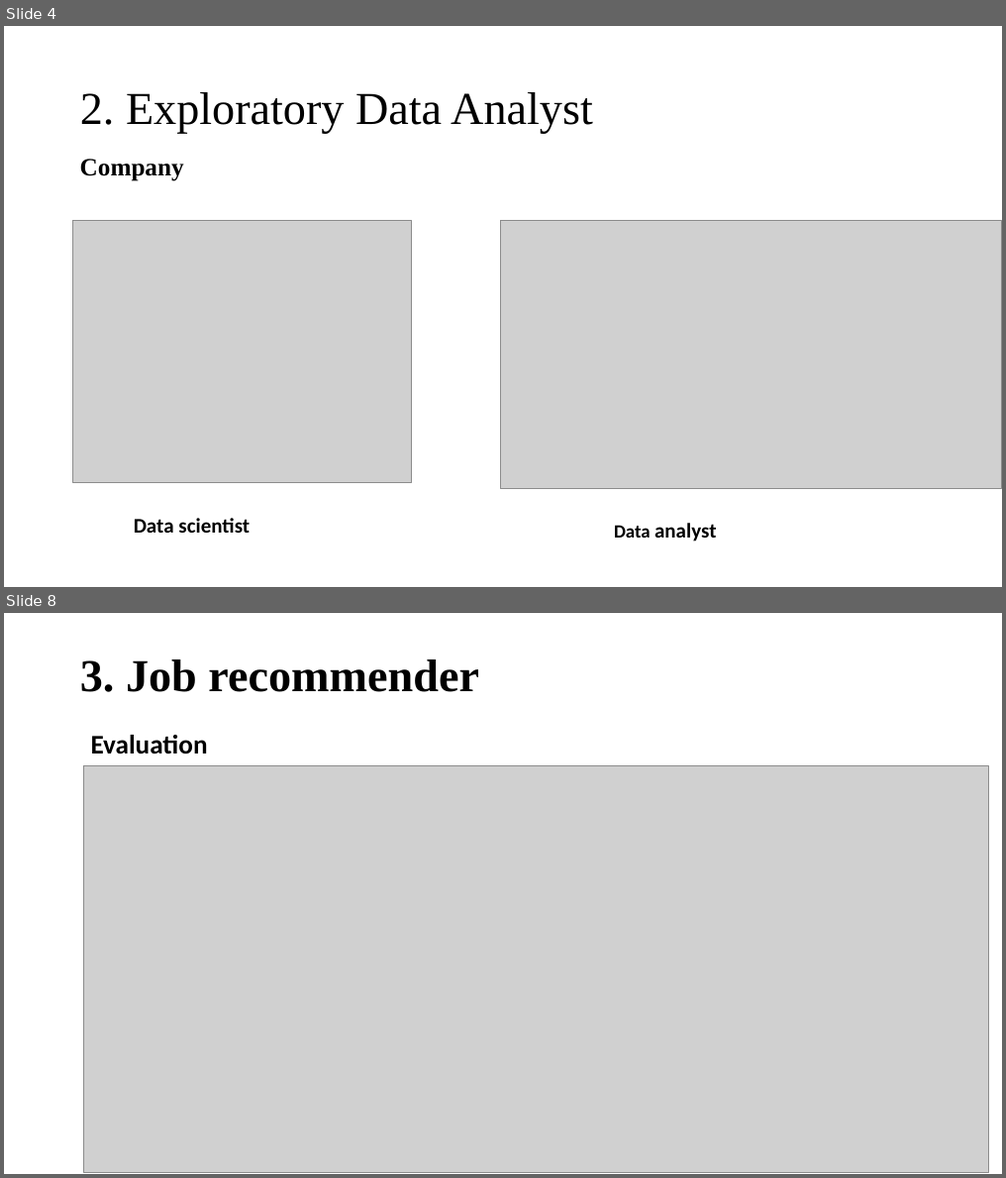
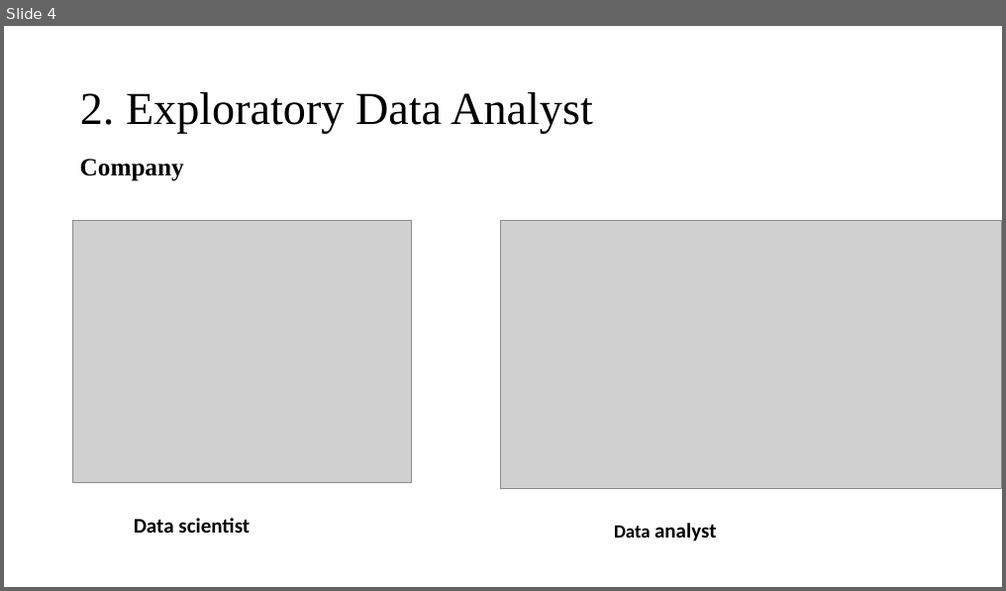
Before and after one commit to thaingoc273/Job-recommender-via-natural-language-processing, a slide deck: JOB RECOMMENDER.pptx. Shown one above the other, each under a label of ours: slides 4 and 8 before the commit, slide 4 after it; the slides between them are not shown. The pictures are 1006x1178 and 1006x591 pixels, drawn with LibreOffice and Linux fonts; fonts in the diff are those of the drawing; grey boxes stand for pictures. Boxes give left, top, right and bottom in pixels: in the first picture for what was removed or moved away, otherwise in the second. Text is boxed around its words. In the diff, an @@ line names an element or a change of style, - is before the commit and + after.

```diff
--- a/JOB RECOMMENDER.pptx
+++ b/JOB RECOMMENDER.pptx
@@ slide 8 removed at [4, 613, 1002, 1174], background #FFFFFF @@
@@ title removed at [80, 660, 479, 692] @@
-3. Job recommender
@@ text removed at [91, 735, 208, 755] @@
-Evaluation
@@ picture removed at [83, 765, 988, 1173] @@
```
Also in this commit, not shown: 3 slides changed, 1 other slide removed, 4 other files.
